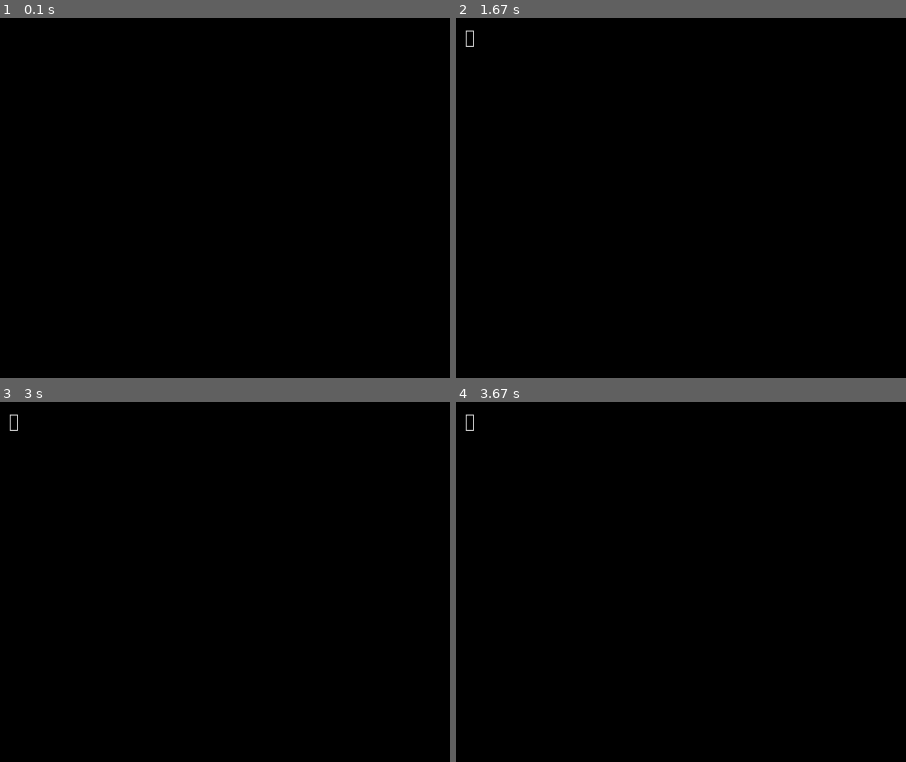
Above: before the commit, frames 1-4 (two rows, left to right).
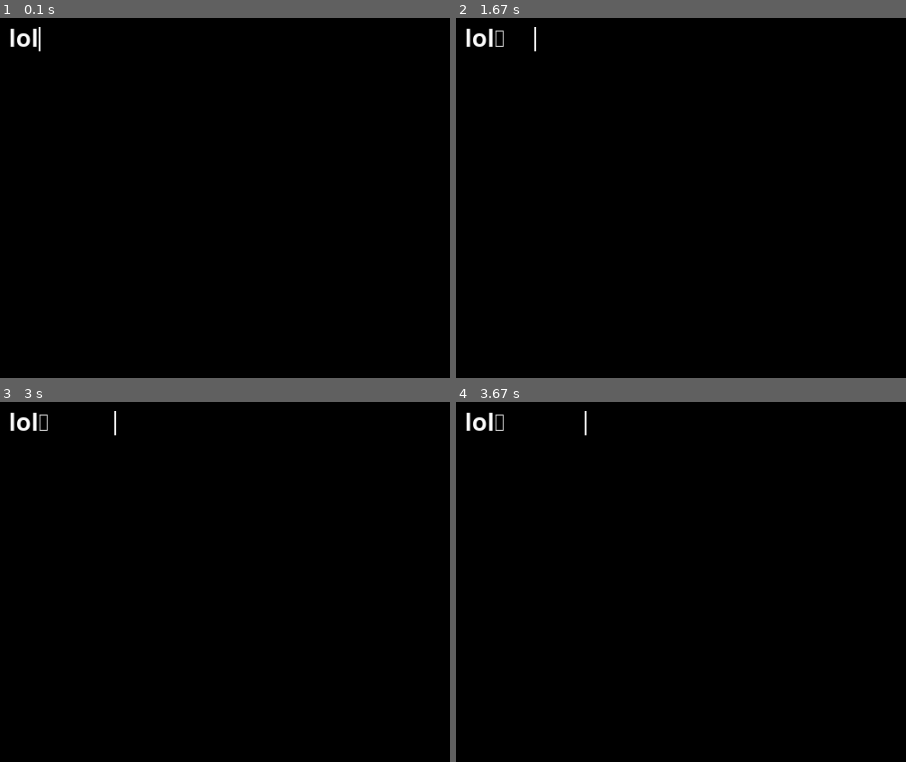
Above: after the commit, the same moments.

Repository: expoodo/pygame_textboxes
Game: pygame game, started from main.py
The game is run twice, just before and just after one commit, with the same random seed, the same clock (stepped at 60 frames per second) and the same inputs.
Inputs:
- Up to frame 1 (0.1 s): no input
- Up to frame 2 (1.67 s): tap Enter at 0.33 s; tap Space at 0.67, 1.07, 1.37, 1.57 s
- Up to frame 3 (3 s): tap Space at 1.9, 2.2, 2.4, 2.7, 2.97 s
- Up to frame 4 (3.67 s): tap Space at 3.3, 3.6 s
The pictures show only the part of the screen within x 0-50%, y 0-50%; the shares and areas given below are measured in that part.

The runs differ from the first frame. In frame 1, 0.2% of the frame differs, in the area x 2-10%, y 2-10%; in frame 2, 0.3%; in frame 3, 0.3%; in frame 4, 0.3%, in the area x 2-30%, y 2-10%.

Commit message:
added CursorManager and made TextLine have a cursor element to it (no cursor blinking though)

Diff:
--- a/main.py
+++ b/main.py
@@ -12,7 +12,7 @@
 pygame.display.set_caption("not sure")
 pygame.key.set_repeat(500, 50)
 
-textbox = textsurfaces.TextLine("", None, 40, (255, 255, 255))
+textbox = textsurfaces.TextLine("lol", None, 40, (255, 255, 255))
 
 while running:
     events = pygame.event.get()
--- a/textsurfaces.py
+++ b/textsurfaces.py
@@ -4,6 +4,8 @@
 class TextLine(pygame.sprite.Sprite):
     """
     Class for managing a single line of text.
+
+    cursor position is a number for each character in text, and 0 makes the cursor on the left.
 
     :param text: Text to be shown
     :param font: The font file
@@ -20,26 +22,43 @@
         self._font = pygame.font.SysFont(font, size)
         self._surface = self._font.render(self._text, self._antialias, self._colour)
         self._rect = self._surface.get_rect()
-        self._request_update = False
+        self._update_requested = False
         self._is_focused = True
 
-        self.cursor_width = 2
-        self.cursor_blink_interval = 0.33
+        self.cursor = CursorManager(self._colour)
 
+        self.request_update()
         super().__init__()
 
     def request_update(self):
         """request for surface to be updated"""
-        self._request_update = True
+        self._update_requested = True
 
     def _update_surface(self):
         """update surface and make surface larger to fit in the cursor"""
-        if self._request_update:
-            self._surface = self._font.render(self._text, self._antialias, self._colour)
+        if self._update_requested:
+            text_surface = self._font.render(self._text, self._antialias, self._colour)
+            background_surface = pygame.Surface((text_surface.get_width() + self.cursor.width,
+                                                 text_surface.get_height()))
+
+            self._surface = background_surface
+            self._surface.blit(text_surface, text_surface.get_rect())
             self._rect = self._surface.get_rect()
-            self._request_update = False
+
+            if self.cursor.visible:
+                cursor_size = (self.cursor.width, self._surface.get_height())
+                cursor_pos = (self._surface.get_width() - self.cursor.width, self._rect.top)
+                self._surface.fill(self.cursor.colour, (cursor_pos, cursor_size))
+
+            self._update_requested = False
+            print(f"updating surface {pygame.time.get_ticks()}")
 
     def update(self, events):
+        # check if CursorManager properties have been changed
+        if self.cursor.property_changed:
+            self.cursor.property_changed = False
+            self.request_update()
+
         if self._is_focused:
             for event in events:
                 if event.type == pygame.KEYDOWN:
@@ -63,3 +82,66 @@
     @property
     def surface(self):
         return self._surface
+
+    @surface.setter
+    def surface(self, value):
+        self._surface = value
+        self.request_update()
+
+
+class CursorManager:
+    """
+    Class for holding cursor settings and manipulation methods.
+
+    :param colour: colour of the text
+    :param position: position of the cursor corresponding to the position of characters in the text.
+    position 0 means the cursor is on the left of the leftmost cursor (default value is also 0)
+    """
+
+    def __init__(self, colour: (int, int, int), position: int = 0):
+        self._colour = colour
+        self._position = position
+        self._width = 2
+        self._blink_interval_ms = 333
+        self._visible = True
+        self.property_changed = False
+
+    def alert_change(self):
+        """change _property_changed variable to True when a property is changed"""
+        self.property_changed = True
+
+    @property
+    def width(self):
+        return self._width
+
+    @width.setter
+    def width(self, value):
+        self._width = value
+        self.alert_change()
+
+    @property
+    def colour(self):
+        return self._colour
+
+    @colour.setter
+    def colour(self, value):
+        self._colour = value
+        self.alert_change()
+
+    @property
+    def visible(self):
+        return self._visible
+
+    @visible.setter
+    def visible(self, value):
+        self._visible = value
+        self.alert_change()
+
+    @property
+    def blink_interval_ms(self):
+        return self._blink_interval_ms
+
+    @blink_interval_ms.setter
+    def blink_interval_ms(self, value):
+        self._blink_interval_ms = value
+        self.alert_change()
